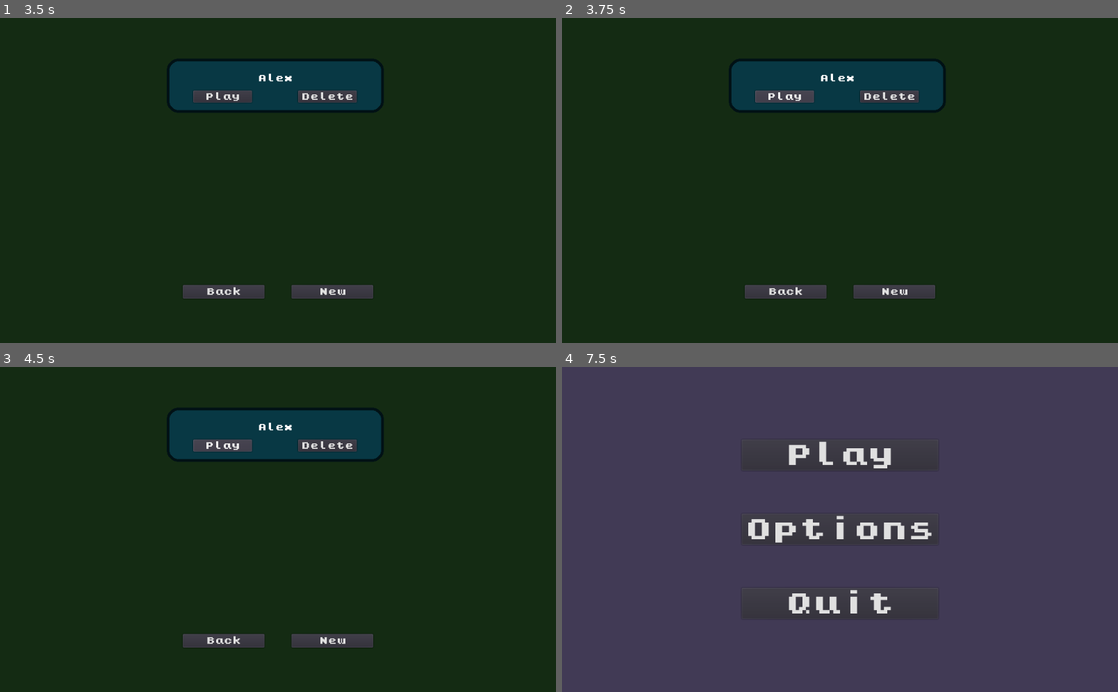
Above: before the commit, frames 1-4 (two rows, left to right).
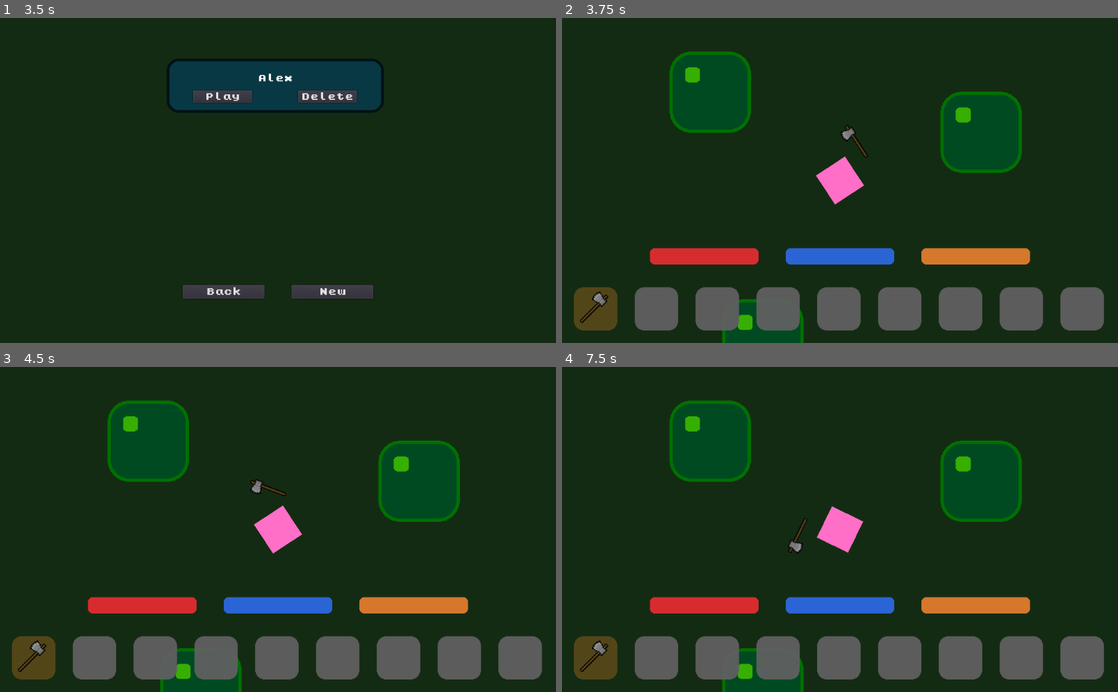
Above: after the commit, the same moments.

Repository: CosmoD3v/Survival-Game
Game: Godot game, scene res://Scenes/MainMenu.tscn
The game is run twice, just before and just after one commit, with the same random seed, the same clock (stepped at 60 frames per second) and the same inputs.
Inputs (mouse positions are in pixels of both pictures, inside the frame that each line leads up to):
- Up to frame 1 (3.5 s): click "Play" at 0.5 s; click "New" at 1.25 s; click (278, 174) at 2.02 s; type "Alex" at 2.1 s; click "Accept" at 2.75 s
- Up to frame 2 (3.75 s): click "Play" at 3.5 s
- Up to frame 3 (4.5 s): click (222, 445) at 4.25 s, where only the run before the commit has a clickable "Play"
- Up to frame 4 (7.5 s): click (895, 640) at 5 s, where only the run before the commit has a clickable "New"; click (867, 536) at 5.75 s, where only the run before the commit has a clickable "Accept"; click (812, 536) at 6.5 s, where only the run before the commit has a clickable "Cancel"; click (784, 640) at 7.25 s, where only the run before the commit has a clickable "Back"

Frame 1 is identical in both runs. In frame 2, 27% of the frame differs, in the area x 2-98%, y 10-100%; in frame 3, 27%; in frame 4, 100%, in the area x 0-100%, y 0-100%.
Error before the commit: Invalid call. Nonexistent function 'set_scene' in base 'Node (Game.gd)'. (res://Scripts/CharacterCard.gd:12)

Commit message:
Game.gd Updates, Added Resource Class Hierarchy
Game.gd:
itemData -> Now contains a key for its sprite data.
inventory -> ItemName and ItemQuantity were an array but are now dictionary and can be accessed by their keys.

Resource.gd is now the parent of Tree.gd. Resource.gd can be instanced for new resource scenes such as stone, minerals, etc.

Diff:
--- /dev/null
+++ b/Survive/Scenes/Resource.tscn
@@ -0,0 +1,29 @@
+[gd_scene load_steps=4 format=2]
+
+[ext_resource path="res://Scripts/Resource.gd" type="Script" id=2]
+
+[sub_resource type="RectangleShape2D" id=1]
+extents = Vector2( 100, 100 )
+
+[sub_resource type="CircleShape2D" id=2]
+radius = 92.0489
+
+[node name="Resource" type="StaticBody2D"]
+scale = Vector2( 0.75, 0.75 )
+script = ExtResource( 2 )
+
+[node name="InteractArea" type="Area2D" parent="."]
+visible = false
+
+[node name="Area" type="CollisionShape2D" parent="InteractArea"]
+shape = SubResource( 1 )
+
+[node name="Sprite" type="Sprite" parent="."]
+
+[node name="CollisionShape" type="CollisionShape2D" parent="."]
+visible = false
+shape = SubResource( 2 )
+
+[node name="SpriteTween" type="Tween" parent="."]
+
+[connection signal="tween_completed" from="SpriteTween" to="." method="_on_SpriteTween_tween_completed"]
--- a/Survive/Scenes/Tree.tscn
+++ b/Survive/Scenes/Tree.tscn
@@ -1,31 +1,11 @@
-[gd_scene load_steps=5 format=2]
+[gd_scene load_steps=4 format=2]
 
-[ext_resource path="res://Sprites/Tree.png" type="Texture" id=1]
+[ext_resource path="res://Scenes/Resource.tscn" type="PackedScene" id=1]
 [ext_resource path="res://Scripts/Tree.gd" type="Script" id=2]
+[ext_resource path="res://Sprites/Tree.png" type="Texture" id=3]
 
-[sub_resource type="RectangleShape2D" id=1]
-extents = Vector2( 100, 100 )
-
-[sub_resource type="CircleShape2D" id=2]
-radius = 92.0489
-
-[node name="Tree" type="StaticBody2D"]
-scale = Vector2( 0.75, 0.75 )
+[node name="Tree" instance=ExtResource( 1 )]
 script = ExtResource( 2 )
 
-[node name="InteractArea" type="Area2D" parent="."]
-visible = false
-
-[node name="Area" type="CollisionShape2D" parent="InteractArea"]
-shape = SubResource( 1 )
-
-[node name="Sprite" type="Sprite" parent="."]
-texture = ExtResource( 1 )
-
-[node name="CollisionShape" type="CollisionShape2D" parent="."]
-visible = false
-shape = SubResource( 2 )
-
-[node name="SpriteTween" type="Tween" parent="."]
-
-[connection signal="tween_completed" from="SpriteTween" to="." method="_on_SpriteTween_tween_completed"]
+[node name="Sprite" parent="." index="1"]
+texture = ExtResource( 3 )
--- a/Survive/Scenes/World.tscn
+++ b/Survive/Scenes/World.tscn
@@ -8,10 +8,10 @@
 [node name="Player" parent="." instance=ExtResource( 1 )]
 
 [node name="Tree" parent="." instance=ExtResource( 2 )]
-position = Vector2( 340, -132 )
+position = Vector2( -239, -163 )
 
 [node name="Tree2" parent="." instance=ExtResource( 2 )]
-position = Vector2( 120, 355 )
+position = Vector2( 260, -89 )
 
 [node name="Tree3" parent="." instance=ExtResource( 2 )]
-position = Vector2( -282, 6 )
+position = Vector2( -142, 294 )
--- a/Survive/Scripts/CharacterCard.gd
+++ b/Survive/Scripts/CharacterCard.gd
@@ -9,7 +9,7 @@
 
 func _on_Play_button_up() -> void:
 	Game.load_user_data(CharacterName)
-	Game.set_scene("World")
+	Game.change_scene("World")
 
 func _on_Delete_button_up() -> void:
 	Game.delete_existing_character(CharacterName)
--- a/Survive/Scripts/Game.gd
+++ b/Survive/Scripts/Game.gd
@@ -24,8 +24,11 @@
 	var fileData = File.new()
 	fileData.open(filePath, File.READ)
 	jsonData = JSON.parse(fileData.get_as_text())
+	var data = jsonData.result
 	fileData.close()
-	return jsonData.result
+	for item in data:
+		data[item]["Sprite"] = load("res://Sprites/" + item + ".png")
+	return data
 
 # Returns a list of the names of characters existing on the computer
 func get_character_names():
@@ -48,7 +51,10 @@
 	if file.open(PLAYER_DIR + id + ".json", File.WRITE) == OK:
 		var data = {
 			"inventory" : {
-				0 : ["Axe", 1]
+				0 : {
+					"ItemName" : "Axe",
+					"ItemQuantity" : 1
+				}
 			}
 		}
 		file.store_var(data)
--- a/Survive/Scripts/Inventory.gd
+++ b/Survive/Scripts/Inventory.gd
@@ -22,16 +22,16 @@
 	var slots = inventorySlots.get_children()
 	for i in range(slots.size()):
 		if Game.inventory.has(i):
-			slots[i].update_item(Game.inventory[i][0], Game.inventory[i][1])
+			slots[i].update_item(Game.inventory[i]["ItemName"], Game.inventory[i]["ItemQuantity"])
 
 # Call when an item needs to be collected by the player
 func add_item(itemName, itemQuantity):
 	for item in Game.inventory:
-		if Game.inventory[item][0] == itemName:
+		if Game.inventory[item]["ItemName"] == itemName:
 			var stackSize = int(Game.itemData[itemName]["StackSize"])
-			var ableToAdd = stackSize - Game.inventory[item][1]
+			var ableToAdd = stackSize - Game.inventory[item]["ItemQuantity"]
 			if ableToAdd >= itemQuantity:
-				Game.inventory[item][1] += itemQuantity
+				Game.inventory[item]["ItemQuantity"] += itemQuantity
 				update_inventory()
 				return
 			else:
@@ -41,20 +41,26 @@
 	# Item doesn't exist in inventory yet, so add it to an empty slot
 	for i in range(NUM_INVENTORY_SLOTS):
 		if Game.inventory.has(i) == false:
-			Game.inventory[i] = [itemName, itemQuantity]
+			Game.inventory[i] = {
+				"ItemName" : itemName,
+				"ItemQuantity" : itemQuantity
+			}
 			update_inventory()
 			return
 
 # Controls data within the Game Singleton
 func add_item_to_empty_slot(item: itemClass, slot: slotClass):
-	Game.inventory[slot.slotIndex] = [item.itemName, item.itemQuantity]
+	Game.inventory[slot.slotIndex] = {
+		"ItemName" : item.itemName,
+		"ItemQuantity" : item.itemQuantity
+	}
 
 func remove_item(slot: slotClass):
 # warning-ignore:return_value_discarded
 	Game.inventory.erase(slot.slotIndex)
 
 func add_item_quantity(slot: slotClass, quantityToAdd: int):
-	Game.inventory[slot.slotIndex][1] += quantityToAdd
+	Game.inventory[slot.slotIndex]["ItemQuantity"] += quantityToAdd
 
 # Called when user clicks on the inventory
 func slot_gui_input(event: InputEvent, slot: slotClass):
@@ -68,7 +74,7 @@
 			else:
 				if slot.item:
 					pull_item_out(slot)
-	player.set_hand_item()
+			player.set_hand_item()
 
 # warning-ignore:unused_argument
 func swap_stack_items(event, slot):
--- a/Survive/Scripts/Item.gd
+++ b/Survive/Scripts/Item.gd
@@ -11,7 +11,7 @@
 	var stackSize
 	itemName = name
 	itemQuantity = quantity
-	$Texture.texture = load("res://Sprites/" + itemName + ".png")
+	$Texture.texture = Game.itemData[itemName]["Sprite"]
 	stackSize = int(Game.itemData[itemName]["StackSize"])
 
 	if stackSize == 1:
--- a/Survive/Scripts/Player.gd
+++ b/Survive/Scripts/Player.gd
@@ -50,9 +50,10 @@
 # Updates the sprite based on hotbar
 func set_hand_item():
 	if Game.inventory.has(Game.hotbarSelected):
-		var itemCategory = Game.itemData.get(Game.inventory[Game.hotbarSelected][0]).get("ItemCategory")
+		var itemName = Game.inventory[Game.hotbarSelected]["ItemName"]
+		var itemCategory = Game.itemData[itemName]["ItemCategory"]
 		if itemCategory == "Tool":
-			$Sprite/ItemArea/ItemSprite.texture = load("res://Sprites/" + Game.inventory[Game.hotbarSelected][0] + ".png")
+			$Sprite/ItemArea/ItemSprite.texture = Game.itemData[itemName]["Sprite"]
 			return
 	$Sprite/ItemArea/ItemSprite.texture = null
 	tween.remove($Sprite/ItemArea, "rotation_degrees")
--- /dev/null
+++ b/Survive/Scripts/Resource.gd
@@ -0,0 +1,35 @@
+extends StaticBody2D
+
+onready var tween = $SpriteTween
+onready var sprite = $Sprite
+const KNOCKBACK_STRENGTH = 15
+var resourceCap = 5
+var currentResource = resourceCap
+var hit = false
+
+func _ready() -> void:
+	set_meta('type', 'resource')
+
+# Called by player when this object is harvested
+func collect_resource(player, inventory):
+	knockback(player)
+	harvest(inventory)
+
+func harvest(_inventory):
+	pass
+
+# Start animation for when the player hits the object
+func knockback(player):
+	var delta = KNOCKBACK_STRENGTH * (position - player.position).normalized()
+	tween.interpolate_property(sprite, "offset", Vector2.ZERO, delta, .05, Tween.TRANS_LINEAR, Tween.EASE_IN)
+	tween.start()
+	hit = true
+
+# End animation for when the player hits the object
+# warning-ignore:unused_argument
+# warning-ignore:unused_argument
+func _on_SpriteTween_tween_completed(object: Object, key: NodePath) -> void:
+	if hit:
+		tween.interpolate_property(sprite, "offset", sprite.offset, Vector2.ZERO, .05, Tween.TRANS_LINEAR, Tween.EASE_IN)
+		tween.start()
+		hit = false
--- a/Survive/Scripts/Slot.gd
+++ b/Survive/Scripts/Slot.gd
@@ -13,8 +13,8 @@
 	if Game.inventory.has(slotIndex):
 		item = ItemClass.instance()
 		add_child(item)
-		item.init(Game.inventory[slotIndex][0],
-			Game.inventory[slotIndex][1])
+		item.init(Game.inventory[slotIndex]["ItemName"],
+			Game.inventory[slotIndex]["ItemQuantity"])
 		item.position = Vector2(8, 8)
 
 # Used for updating the item stored in this slot
--- a/Survive/Scripts/Tree.gd
+++ b/Survive/Scripts/Tree.gd
@@ -1,35 +1,6 @@
-extends StaticBody2D
+extends "res://Scripts/Resource.gd"
 
-var resourceCap = 5
-var currentResource = resourceCap
-var hit = false
-const KNOCKBACK_STRENGTH = 15
-onready var tween = $SpriteTween
-onready var sprite = $Sprite
-
-func _ready() -> void:
-	set_meta('type', 'resource')
-
-# Called by player when this object is harvested
-func collect_resource(player, inventory):
-	knockback(player)
-	if !Game.inventory.has(Game.hotbarSelected):
-		return
-	elif Game.inventory[Game.hotbarSelected][0] == "Axe":
-		inventory.add_item("Wood", 1)
-
-# Start animation for when the player hits the object
-func knockback(player):
-	var delta = KNOCKBACK_STRENGTH * (position - player.position).normalized()
-	tween.interpolate_property(sprite, "offset", Vector2.ZERO, delta, .05, Tween.TRANS_LINEAR, Tween.EASE_IN)
-	tween.start()
-	hit = true
-
-# End animation for when the player hits the object
-# warning-ignore:unused_argument
-# warning-ignore:unused_argument
-func _on_SpriteTween_tween_completed(object: Object, key: NodePath) -> void:
-	if hit:
-		tween.interpolate_property(sprite, "offset", sprite.offset, Vector2.ZERO, .05, Tween.TRANS_LINEAR, Tween.EASE_IN)
-		tween.start()
-		hit = false
+func harvest(inventory):
+	if Game.inventory.has(Game.hotbarSelected):
+		if Game.inventory[Game.hotbarSelected]["ItemName"] == "Axe":
+			inventory.add_item("Wood", 1)
